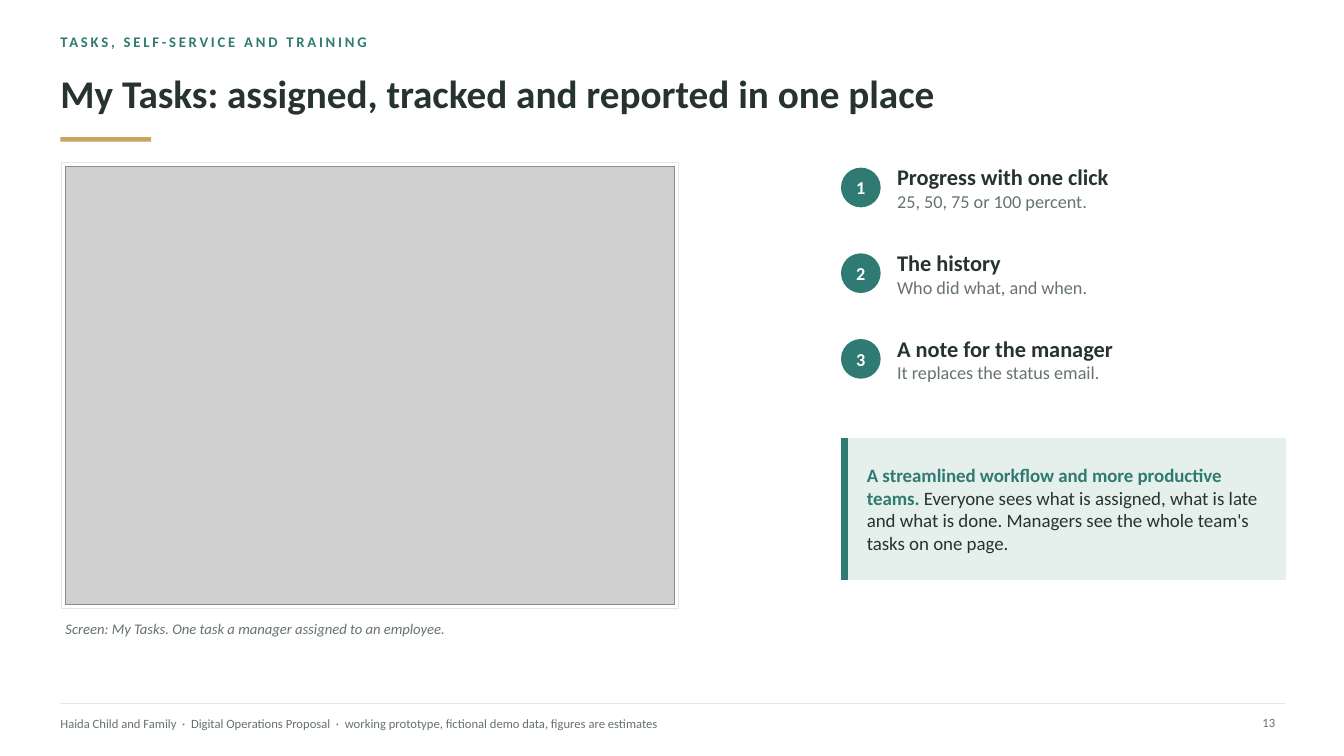
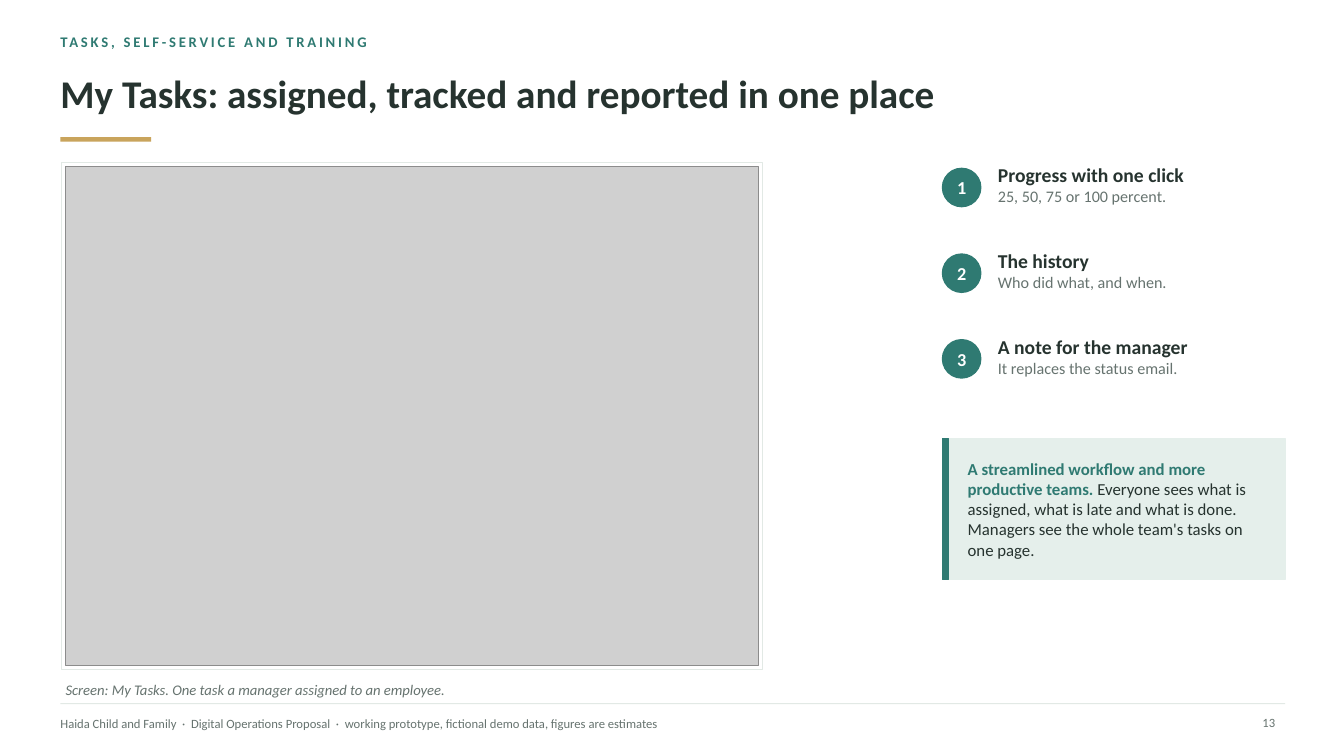
Before and after one commit to AndalibOlee/Portfolio, a slide deck: slide 13 of demo-platform/docs/Haida_Child_and_Family_Executive_Digital_Operations_Proposal.pptx. Drawn at 1344x756 pixels with LibreOffice and Linux fonts; fonts in the diff are those of the drawing; grey boxes stand for pictures. Boxes give left, top, right and bottom in pixels: in the first picture for what was removed or moved away, otherwise in the second. Text is boxed around its words. In the diff, an @@ line names an element or a change of style, - is before the commit and + after.

```diff
--- a/demo-platform/docs/Haida_Child_and_Family_Executive_Digital_Operations_Proposal.pptx
+++ b/demo-platform/docs/Haida_Child_and_Family_Executive_Digital_Operations_Proposal.pptx
@@ rectangle: place and size @@
-rectangle at (62, 162, 679, 609)
+rectangle at (62, 162, 762, 669)
@@ picture: place and size @@
-picture at (66, 166, 675, 605)
+picture at (66, 166, 758, 665)
@@ text "Progress with one click": place and size @@
-text "Progress with one click" at (897, 169, 1108, 211)
+text "Progress with one click" at (998, 168, 1183, 205)
@@ text "Progress with one click" at (998, 168, 1183, 205): size 16 to 14 pt in "Progress with one click"; size 13 to 11.5 pt in "25, 50, 75 or 100 percent." @@
@@ text "The history": place and size @@
-text "The history" at (897, 255, 1087, 296)
+text "The history" at (998, 254, 1167, 290)
@@ text "The history" at (998, 254, 1167, 290): size 16 to 14 pt in "The history"; size 13 to 11.5 pt in "Who did what, and when." @@
@@ text "A note for the manager": place and size @@
-text "A note for the manager" at (897, 341, 1113, 382)
+text "A note for the manager" at (998, 340, 1188, 377)
@@ text "A note for the manager" at (998, 340, 1188, 377): size 16 to 14 pt in "A note for the manager"; size 13 to 11.5 pt in "It replaces the status email." @@
@@ 3 texts, 3 ellipses, 1 rectangle: place and size @@
-3 texts, 3 ellipses, 1 rectangle at (842, 168, 880, 580)
+3 texts, 3 ellipses, 1 rectangle at (943, 168, 981, 580)
@@ rectangle: place and size @@
-rectangle at (842, 439, 1286, 580)
+rectangle at (943, 439, 1286, 580)
@@ text "A streamlined workflow and more ...": place and size @@
-text "A streamlined workflow and more ..." at (867, 468, 1258, 553)
+text "A streamlined workflow and more ..." at (968, 463, 1246, 559)
@@ text "A streamlined workflow and more ..." at (968, 463, 1246, 559): size 13.5 to 12 pt @@
@@ text "Screen: My Tasks. One task ...": place and size @@
-text "Screen: My Tasks. One task ..." at (65, 624, 445, 637)
+text "Screen: My Tasks. One task ..." at (66, 685, 445, 698)
```
Also in this commit, not shown: 14 other slides changed, 7 other files.
